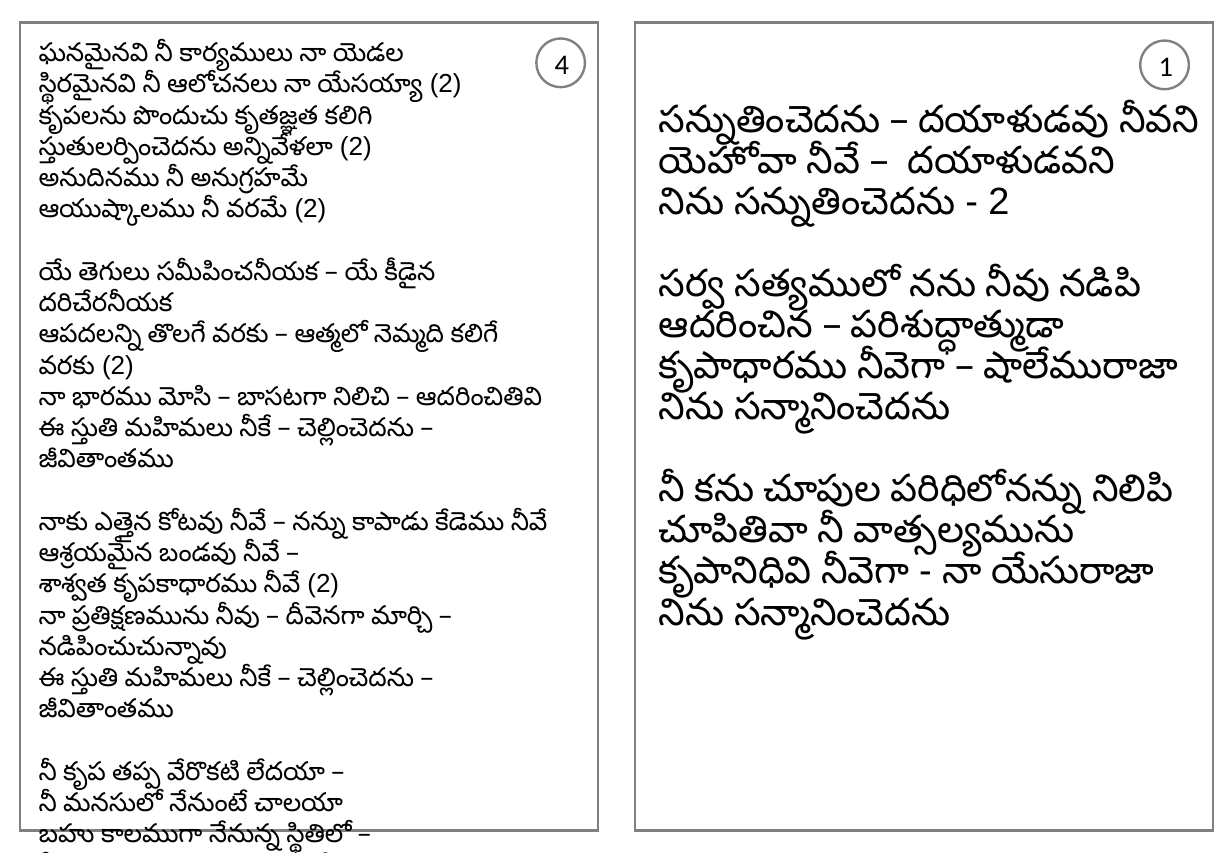
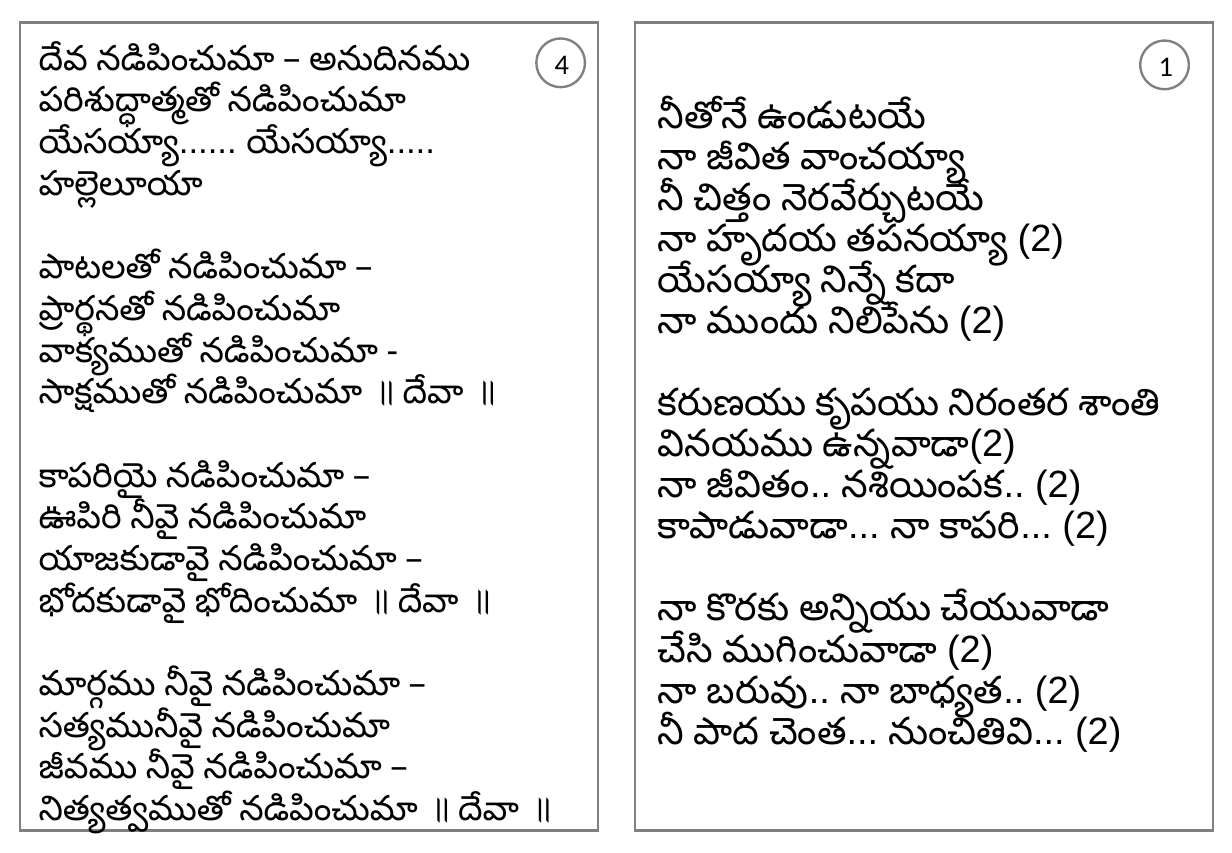
Before and after one commit to venu-webdev/songsDb, a slide deck: slide 1 of songsTemplate.pptx. Drawn at 1232x853 pixels with LibreOffice and Linux fonts; fonts in the diff are those of the drawing. Boxes give left, top, right and bottom in pixels: in the first picture for what was removed or moved away, otherwise in the second. Text is boxed around its words. In the diff, an @@ line names an element or a change of style, - is before the commit and + after.

```diff
--- a/songsTemplate.pptx
+++ b/songsTemplate.pptx
@@ text at [39,44,470,795]: text changed; size 16.5 to 22 pt @@
-ఘనమైనవి నీ కార్యములు నా యెడల
-స్థిరమైనవి నీ ఆలోచనలు నా యేసయ్యా (2)
-కృపలను పొందుచు కృతజ్ఞత కలిగి
-స్తుతులర్పించెదను అన్నివేళలా (2)
-అనుదినము నీ అనుగ్రహమే
-ఆయుష్కాలము నీ వరమే (2)
-యే తెగులు సమీపించనీయక – యే కీడైన దరిచేరనీయక
-ఆపదలన్ని తొలగే వరకు – ఆత్మలో నెమ్మది కలిగే వరకు (2)
-నా భారము మోసి – బాసటగా నిలిచి – ఆదరించితివి
-ఈ స్తుతి మహిమలు నీకే – చెల్లించెదను – జీవితాంతము
-నాకు ఎత్తైన కోటవు నీవే – నన్ను కాపాడు కేడెము నీవే
-ఆశ్రయమైన బండవు నీవే –
-శాశ్వత కృపకాధారము నీవే (2)
-నా ప్రతిక్షణమును నీవు – దీవెనగా మార్చి – నడిపించుచున్నావు
-ఈ స్తుతి మహిమలు నీకే – చెల్లించెదను – జీవితాంతము
-నీ కృప తప్ప వేరొకటి లేదయా –
-నీ మనసులో నేనుంటే చాలయా
-బహు కాలముగా నేనున్న స్థితిలో –
-నీ కృప నా యెడ చాలునంటివే (2)
-నీ అరచేతిలో నను – చెక్కుకుంటివి – నాకేమి కొదువ
-ఈ స్తుతి మహిమలు నీకే చెల్లించెదను జీవితాంతము
+దేవ నడిపించుమా – అనుదినము
+పరిశుద్ధాత్మతో నడిపించుమా
+యేసయ్యా...... యేసయ్యా..... హల్లెలూయా
+పాటలతో నడిపించుమా –
+ప్రార్థనతో నడిపించుమా
+వాక్యముతో నడిపించుమా -
+సాక్షముతో నడిపించుమా ॥ దేవా ॥
+కాపరియై నడిపించుమా –
+ఊపిరి నీవై నడిపించుమా
+యాజకుడావై నడిపించుమా –
+భోదకుడావై భోదించుమా ॥ దేవా ॥
+మార్గము నీవై నడిపించుమా –
+సత్యమునీవై నడిపించుమా
+జీవము నీవై నడిపించుమా –
+నిత్యత్వముతో నడిపించుమా ॥ దేవా ॥
@@ text at [658,100,1161,751]: text changed @@
-సన్నుతించెదను – దయాళుడవు నీవని
-యెహోవా నీవే – దయాళుడవని
-నిను సన్నుతించెదను - 2
-సర్వ సత్యములో నను నీవు నడిపి
-ఆదరించిన – పరిశుద్ధాత్ముడా
-కృపాధారము నీవెగా – షాలేమురాజా
-నిను సన్మానించెదను
-నీ కను చూపుల పరిధిలోనన్ను నిలిపి
-చూపితివా నీ వాత్సల్యమును
-కృపానిధివి నీవెగా - నా యేసురాజా
-నిను సన్మానించెదను
+నీతోనే ఉండుటయే
+నా జీవిత వాంచయ్యా
+నీ చిత్తం నెరవేర్చుటయే
+నా హృదయ తపనయ్యా (2)
+యేసయ్యా నిన్నే కదా
+నా ముందు నిలిపేను (2)
+కరుణయు కృపయు నిరంతర శాంతి
+వినయము ఉన్నవాడా(2)
+నా జీవితం.. నశియింపక.. (2)
+కాపాడువాడా... నా కాపరి... (2)
+నా కొరకు అన్నియు చేయువాడా
+చేసి ముగించువాడా (2)
+నా బరువు.. నా బాధ్యత.. (2)
+నీ పాద చెంత... నుంచితివి... (2)
```
Also in this commit, not shown: 1 other slide changed, 3 other files.
